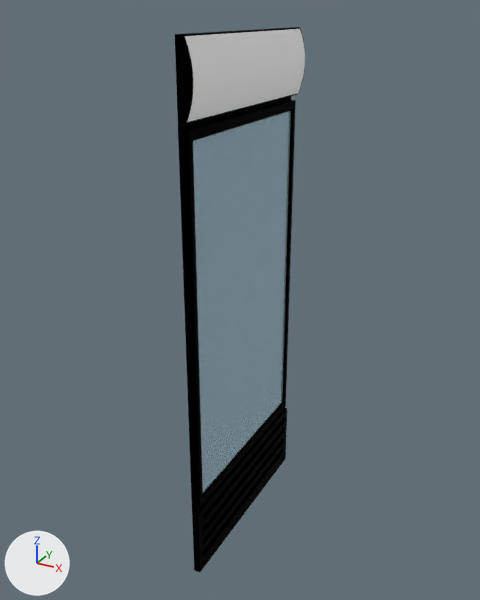
The glTF model static/glb/Porta01Aberta.glb as it was, and as the next commit left it.
The view is the same before and after, from a 50 mm camera at (3.0, -3.53, 2.42) aimed at (1.66, -1.09, 1.2). The lights are fixed; the arrows at lower left show +X, +Y and +Z. Where no turn or scale is listed for an object, it has been applied to the vertices. Vertices at the same position are counted once.

Names of what the first picture shows: 'aGeladeira01.001'.
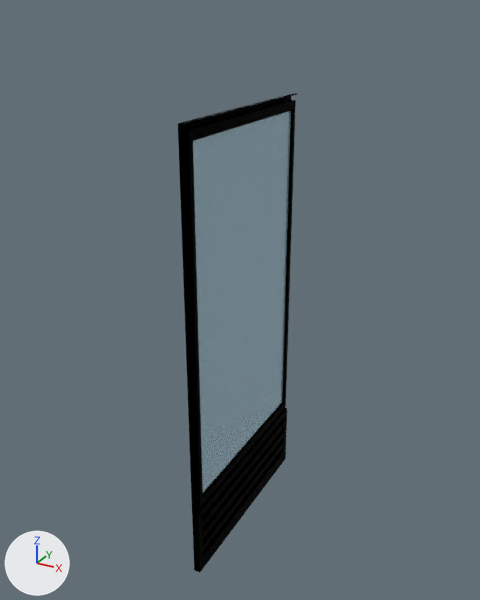
Commit message: Correção do modelo das portas das geladeiras

Where the change shows, as pixel boxes [x1, y1, x2, y2] in the pictures (480 x 600 px):
```json
{"object": "aGeladeira01.001", "change": "reshaped", "before": [175, 27, 305, 573], "after": [178, 93, 298, 573], "on screen": "8% narrower, 12% shorter"}
{"part": 1, "of": "me_mesh_003", "change": "cut back", "before": [175, 27, 305, 135], "after": [178, 94, 293, 135]}
```

Scene script edits in JSON lines:
```json
{"block": "me_mesh_003", "where": "# used by ob_ageladeira01_001; location = (1.175, -1.1, 0.0)"}
{"op": "remove", "block": "me_mesh_003", "code": "me_mesh_003.from_pydata(...)  # 210 vertices, 429 faces; spans x 0.48..0.57, y -0.47..0.51, z 0.0..2.34"}
{"op": "add", "block": "me_mesh_003", "code": "me_mesh_003.from_pydata(...)  # 113 vertices, 202 faces; spans x 0.48..0.54, y -0.47..0.51, z 0.0..2.06"}
{"block": "me_mesh_003", "change": "me_mesh_003 part 1"}
{"block": "me_mesh_003", "change": "97 vertices are removed from x 0.48..0.57, y -0.47..0.51, z 2.05..2.34"}
{"block": "me_mesh_003", "change": "230 faces are deleted"}
{"block": "me_mesh_003", "change": "3 new faces join them, mat_02___default_002 (black #000000)"}
{"op": "remove", "block": "me_mesh_003", "code": "me_mesh_003.materials.append(mat_material__356_002)  # white #ffffff"}
```
